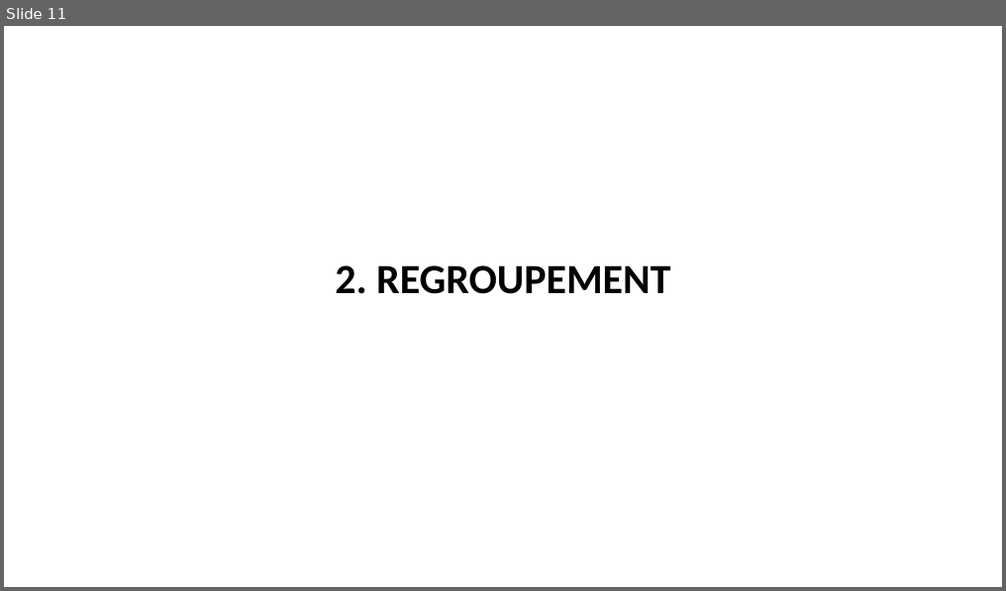
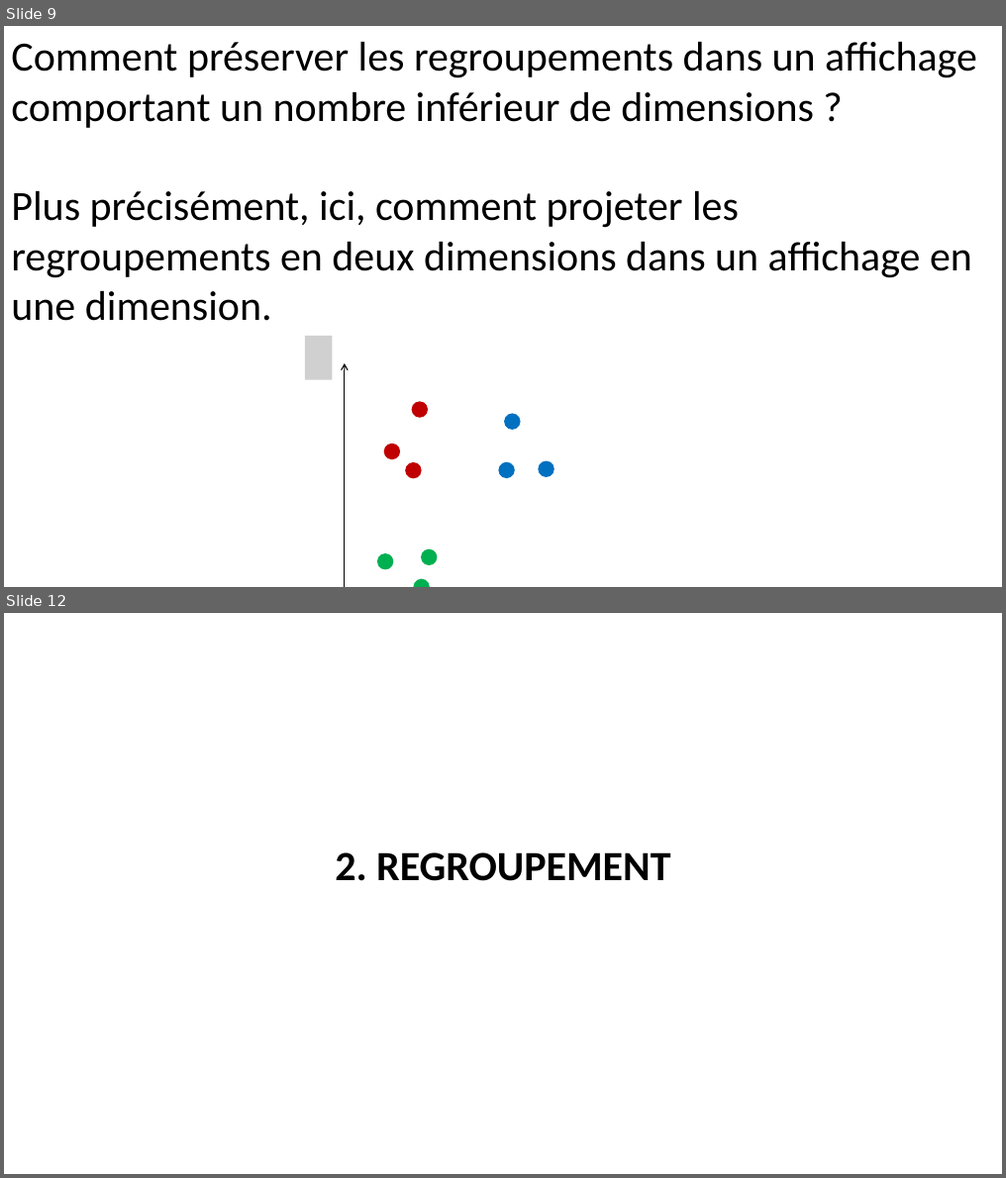
Before and after one commit to pnplab/ML_CRIUSMM, a slide deck: cours_4/img/cours_4.pptx. Shown one above the other, each under a label of ours: slide 11 before the commit, slides 9 and 12 after it; the slides between them are not shown. The pictures are 1006x591 and 1006x1178 pixels, drawn with LibreOffice and Linux fonts; fonts in the diff are those of the drawing; grey boxes stand for pictures; background and template pictures are left out. Boxes give left, top, right and bottom in pixels: in the first picture for what was removed or moved away, otherwise in the second. Text is boxed around its words. In the diff, an @@ line names an element or a change of style, - is before the commit and + after.

```diff
--- a/cours_4/img/cours_4.pptx
+++ b/cours_4/img/cours_4.pptx
@@ slide 9 added at <box>4,26,1002,587</box>, background #FFFFFF @@
@@ text added at <box>11,42,977,321</box>, 40 pt, text #000000 @@
+Comment préserver les regroupements dans un affichage comportant un nombre inférieur de dimensions ?
+Plus précisément, ici, comment projeter les regroupements en deux dimensions dans un affichage en une dimension.
@@ picture added at <box>305,336,333,380</box> @@
@@ arrow added from (345, 587) to (345, 364), #000000 1 pt @@
@@ ellipse added at <box>412,402,429,418</box>, fill #C00000 @@
@@ ellipse added at <box>504,414,521,430</box>, fill #0070C0 @@
@@ ellipse added at <box>384,444,401,461</box>, fill #C00000 @@
@@ ellipse added at <box>405,463,422,478</box>, fill #C00000 @@
@@ ellipse added at <box>499,463,515,478</box>, fill #0070C0 @@
@@ ellipse added at <box>538,461,554,477</box>, fill #0070C0 @@
@@ ellipse added at <box>377,554,394,570</box>, fill #00B050 @@
@@ ellipse added at <box>421,550,438,566</box>, fill #00B050 @@
@@ ellipse added at <box>414,579,430,587</box>, fill #00B050 @@
@@ what was slide 11 is now slide 12 @@
```
Also in this commit, not shown: 1 slide changed, 3 other slides added, 3 slides removed, 7 other files.
